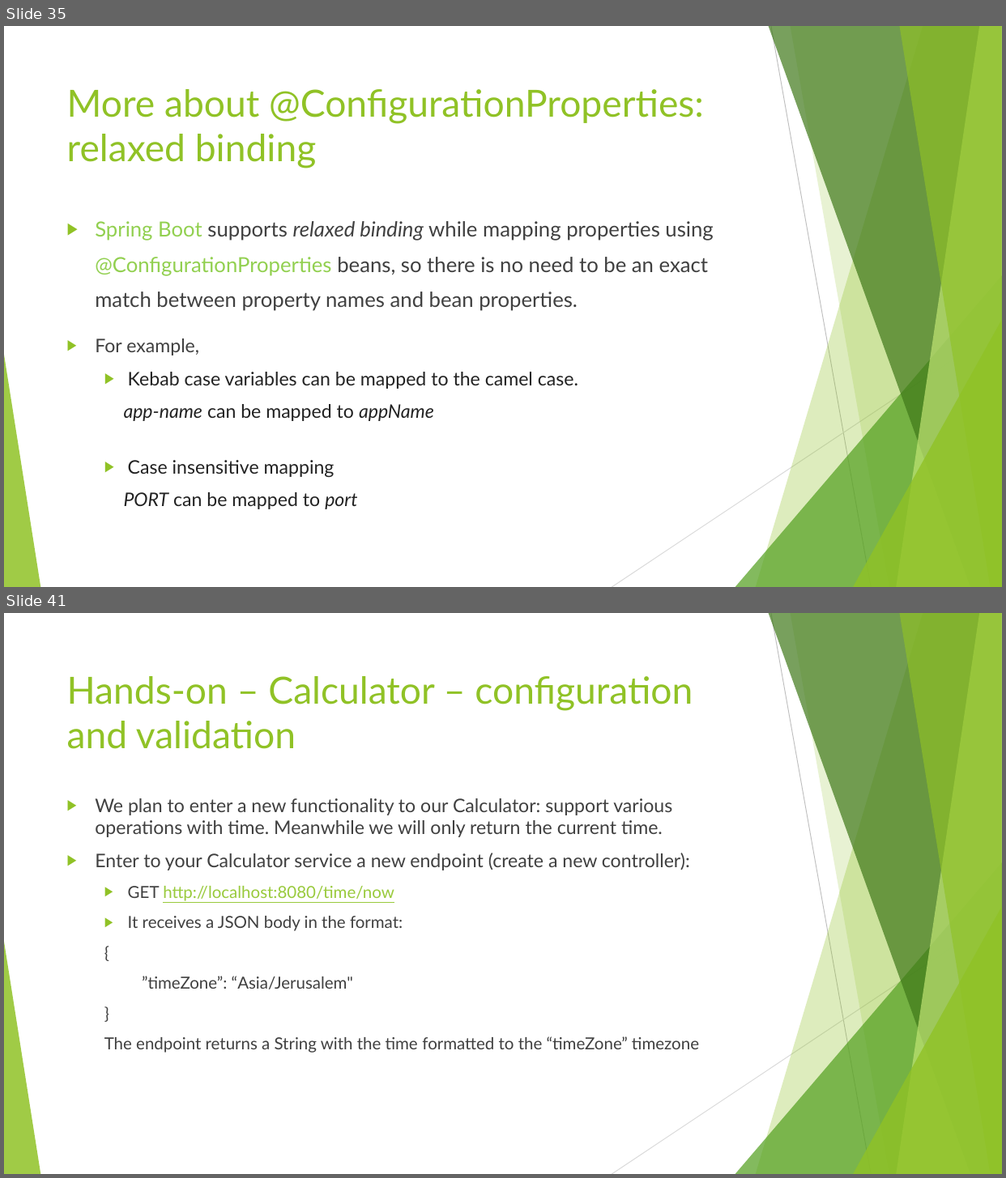
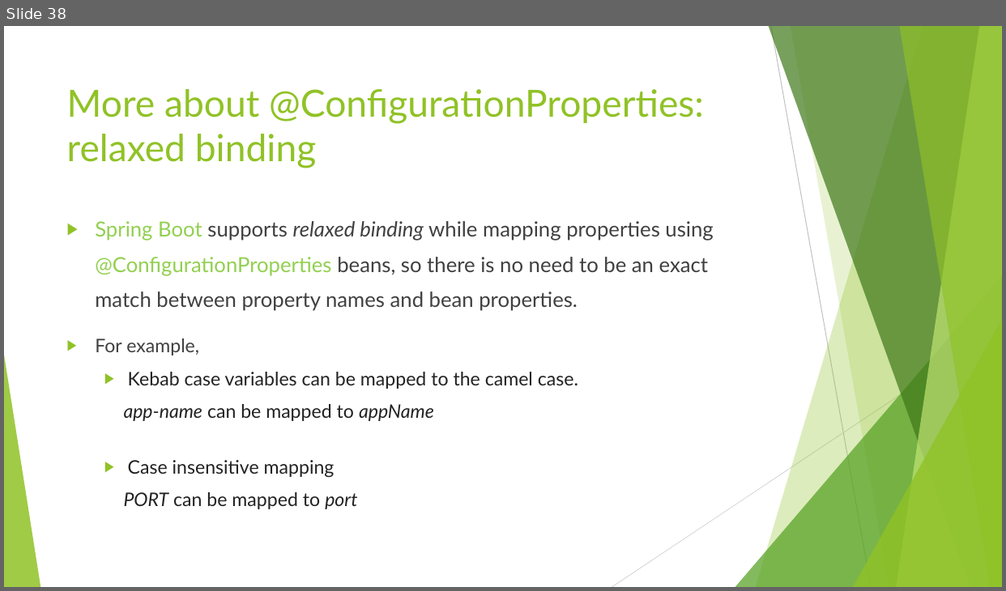
Before and after one commit to ybensman/SpringMicroserviceDemo, a slide deck: Spring_Beginners_2_SpringBootForMS.pptx. Shown one above the other, each under a label of ours: slides 35 and 41 before the commit, slide 38 after it; the slides between them are not shown. The pictures are 1006x1178 and 1006x591 pixels, drawn with LibreOffice and Linux fonts; fonts in the diff are those of the drawing. Boxes give left, top, right and bottom in pixels: in the first picture for what was removed or moved away, otherwise in the second. Text is boxed around its words. In the diff, an @@ line names an element or a change of style, - is before the commit and + after.

Commit message:
Some fixes for configuration and validation

```diff
--- a/Spring_Beginners_2_SpringBootForMS.pptx
+++ b/Spring_Beginners_2_SpringBootForMS.pptx
@@ slide 41 removed at box(4, 613, 1002, 1174), background #FFFFFF; not listed: 10 template elements that a slide beside it also shows @@
@@ title removed at box(67, 676, 692, 749) @@
-Hands-on – Calculator – configuration and validation
@@ text removed at box(95, 798, 699, 1053) @@
-▶ We plan to enter a new functionality to our Calculator: support various operations with time. Meanwhile we will only return the current time.
-▶ Enter to your Calculator service a new endpoint (create a new controller):
-  ▶ GET http://localhost:8080/time/now
-  ▶ It receives a JSON body in the format:
-  {
-  ”timeZone”: “Asia/Jerusalem"
-  }
-  The endpoint returns a String with the time formatted to the “timeZone” timezone
@@ what was slide 35 is now slide 38 @@
```
Also in this commit, not shown: 9 slides changed, 13 slides added, 2 other slides removed, 4 other files.
